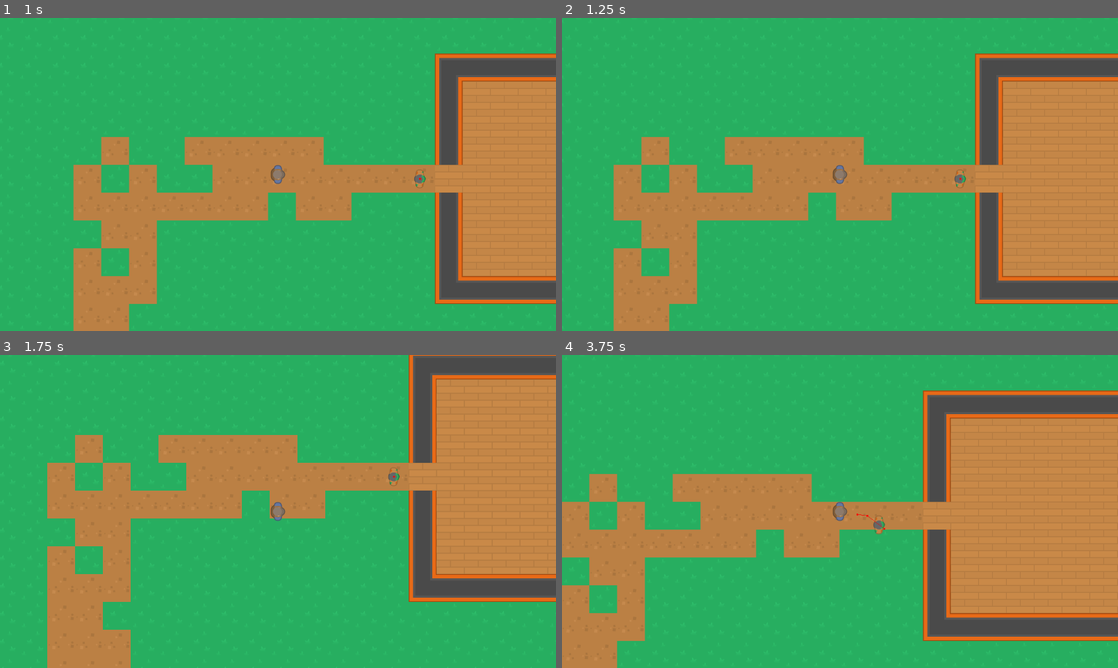
Above: before the commit, frames 1-4 (two rows, left to right).
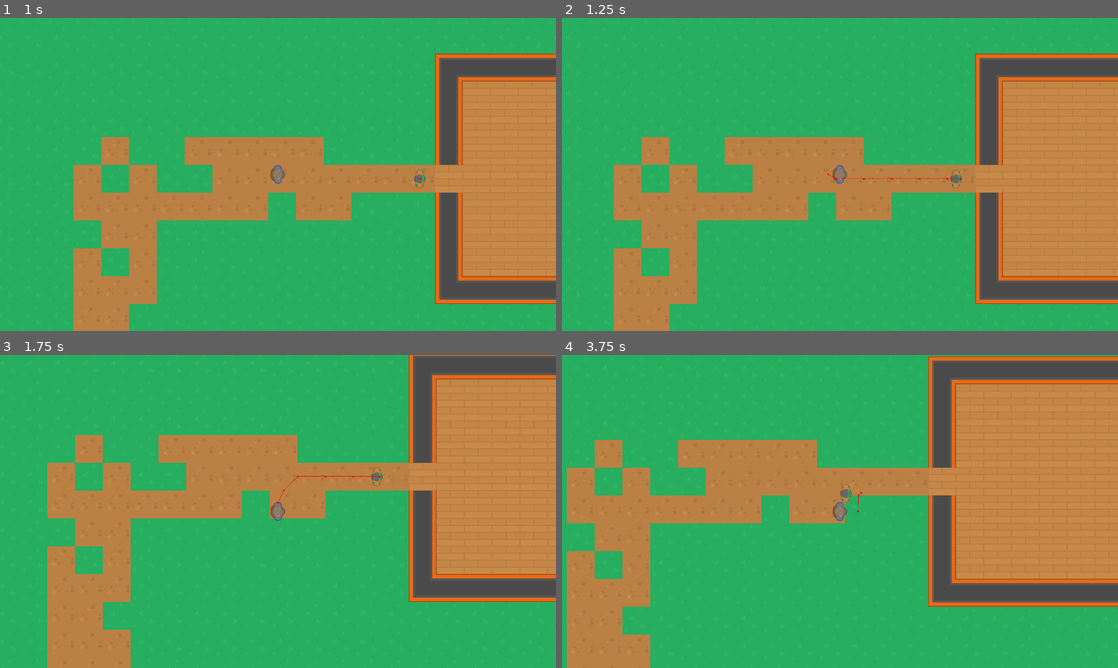
Above: after the commit, the same moments.

Repository: AlixBarreaux/zednigma
Game: Godot game, scene res://features/levels/level.tscn
Same seed, same stepped clock (60 frames per second), same inputs: the game is played once before the commit and once after it.
Inputs:
- Up to frame 1 (1 s): tap Enter at 0.5 s; hold D (move_right) from 0.53 s (still down)
- Up to frame 2 (1.25 s): keep holding D (move_right)
- Up to frame 3 (1.75 s): release D (move_right) at 1.28 s; hold S (move_down) from 1.28 s (still down)
- Up to frame 4 (3.75 s): release S (move_down) at 2.03 s; hold D (move_right) 2.03-2.78 s; hold W (move_up) 2.78-3.53 s; hold A (move_left) from 3.53 s (still down)

Frame 1 is identical in both runs. In frame 2, 0.1% of the frame differs, in the area x 47-73%, y 48-55%; in frame 3, 0.2%; in frame 4, 31%, in the area x 0-100%, y 0-100%.

Commit message:
tweak: zombie_basic.tres detection_range value

Diff:
--- a/data/enemies/zombie_basic.tres
+++ b/data/enemies/zombie_basic.tres
@@ -5,4 +5,5 @@
 [resource]
 script = ExtResource("1_s606v")
 max_health = 1
+detection_range = 350.0
 metadata/_custom_type_script = "uid://o2noj41egasn"
